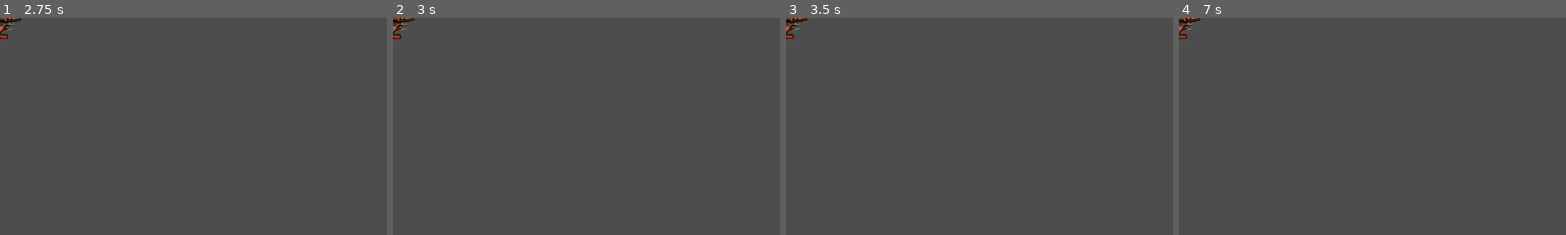
Above: before the commit, frames 1-4 (left to right).
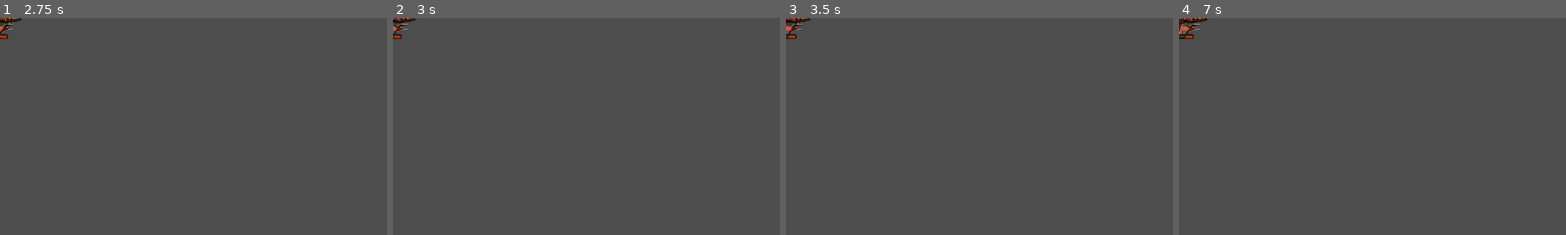
Above: after the commit, the same moments.

Repository: bentok/SpaceRocks
Game: Godot game, scene res://player/player.tscn
The game is run twice, just before and just after one commit, with the same random seed, the same clock (stepped at 60 frames per second) and the same inputs. The project has no main scene, so this scene is started directly.
Inputs:
- Up to frame 1 (2.75 s): tap Enter at 0.5, 2 s; hold D (rotate_right) 0.53-1.28 s; tap Space at 1.25 s; hold A (rotate_left) 1.28-2.03 s; hold D (rotate_right) from 2.03 s (still down)
- Up to frame 2 (3 s): tap Space at 2.75 s; release D (rotate_right) at 2.78 s; hold W (thrust) from 2.78 s (still down)
- Up to frame 3 (3.5 s): keep holding W (thrust)
- Up to frame 4 (7 s): tap Enter at 3.5 s; release W (thrust) at 3.53 s; hold A (rotate_left) 3.53-5.78 s; tap Space at 4.25 s; hold D (rotate_right) 5.78-6.53 s; hold W (thrust) from 6.53 s (still down)
The pictures show only the part of the screen within x 0-50%, y 0-50%; the shares and areas given below are measured in that part.

Frame 1 is identical in both runs. In frame 2, 0.1% of the frame differs, in the area x 0-6%, y 0-10%; in frame 3, 0.2%; in frame 4, 0.4%, in the area x 0-8%, y 0-10%.

Commit message:
Add player script

Diff:
--- /dev/null
+++ b/player/player.gd
@@ -0,0 +1,48 @@
+extends RigidBody2D
+
+@export var engine_power = 500
+@export var spin_power = 8000
+
+var thrust := Vector2.ZERO
+var rotation_dir := 0.0
+var screen_size := Vector2.ZERO
+
+enum { INIT, ALIVE, INVULNERABLE, DEAD }
+var state = INIT
+
+func _ready():
+	change_state(ALIVE)
+	screen_size = get_viewport_rect().size
+
+func _process(_delta):
+	get_input();
+
+func _physics_process(_delta):
+	constant_force = thrust
+	constant_torque = rotation_dir * spin_power
+
+func _integrate_forces(state):
+	var xform = state.transform
+	xform.origin.x = wrapf(xform.origin.x, 0, screen_size.x)
+	xform.origin.y = wrapf(xform.origin.y, 0, screen_size.y)
+	state.transform = xform
+
+func change_state(new_state):
+	match new_state:
+		INIT:
+			$CollisionShape2D.set_deferred("disabled", true)
+		ALIVE:
+			$CollisionShape2D.set_deferred("disabled", true)
+		INVULNERABLE:
+			$CollisionShape2D.set_deferred("disabled", true)
+		DEAD:
+			$CollisionShape2D.set_deferred("disabled", true)
+	state = new_state
+
+func get_input():
+	thrust = Vector2.ZERO
+	if state in [DEAD, INIT]:
+		return
+	if Input.is_action_just_pressed("thrust"):
+		thrust = transform.x * engine_power
+	rotation_dir = Input.get_axis("rotate_left", "rotate_right")
--- a/player/player.tscn
+++ b/player/player.tscn
@@ -1,11 +1,15 @@
-[gd_scene load_steps=3 format=3 uid="uid://cw1af8ypxf8xh"]
+[gd_scene load_steps=4 format=3 uid="uid://cw1af8ypxf8xh"]
 
+[ext_resource type="Script" path="res://player/player.gd" id="1_3tuwp"]
 [ext_resource type="Texture2D" uid="uid://b848vitm687im" path="res://assets/player_ship.png" id="1_31ymw"]
 
 [sub_resource type="CircleShape2D" id="CircleShape2D_5nps7"]
 radius = 32.0
 
 [node name="Player" type="RigidBody2D"]
+linear_damp = 1.0
+angular_damp = 5.0
+script = ExtResource("1_3tuwp")
 metadata/_edit_group_ = true
 
 [node name="Sprite2D" type="Sprite2D" parent="."]
--- a/project.godot
+++ b/project.godot
@@ -11,32 +11,32 @@
 [application]
 
 config/name="SpaceRocks"
-config/features=PackedStringArray("4.2", "Mobile")
+config/features=PackedStringArray("4.3", "Mobile")
 config/icon="res://icon.svg"
 
 [input]
 
 rotate_left={
 "deadzone": 0.5,
-"events": [null, Object(InputEventKey,"resource_local_to_sce …(177 unchanged characters)… keycode":65,"key_label":0,"unicode":97,"echo":false,"script":null)
-, Object(InputEventKey,"resource_local_to_scene":false,"reso …(166 unchanged characters)… ode":4194319,"key_label":0,"unicode":0,"echo":false,"script":null)
+"events": [null, Object(InputEventKey,"resource_local_to_sce …(177 unchanged characters)… keycode":65,"key_label":0,"unicode":97,"location":0,"echo":false,"script":null)
+, Object(InputEventKey,"resource_local_to_scene":false,"reso …(166 unchanged characters)… ode":4194319,"key_label":0,"unicode":0,"location":0,"echo":false,"script":null)
 ]
 }
 rotate_right={
 "deadzone": 0.5,
-"events": [Object(InputEventKey,"resource_local_to_scene":fa …(172 unchanged characters)… eycode":68,"key_label":0,"unicode":100,"echo":false,"script":null)
-, Object(InputEventKey,"resource_local_to_scene":false,"reso …(166 unchanged characters)… ode":4194321,"key_label":0,"unicode":0,"echo":false,"script":null)
+"events": [Object(InputEventKey,"resource_local_to_scene":fa …(172 unchanged characters)… eycode":68,"key_label":0,"unicode":100,"location":0,"echo":false,"script":null)
+, Object(InputEventKey,"resource_local_to_scene":false,"reso …(166 unchanged characters)… ode":4194321,"key_label":0,"unicode":0,"location":0,"echo":false,"script":null)
 ]
 }
 thrust={
 "deadzone": 0.5,
-"events": [Object(InputEventKey,"resource_local_to_scene":fa …(172 unchanged characters)… eycode":87,"key_label":0,"unicode":119,"echo":false,"script":null)
-, Object(InputEventKey,"resource_local_to_scene":false,"reso …(166 unchanged characters)… ode":4194320,"key_label":0,"unicode":0,"echo":false,"script":null)
+"events": [Object(InputEventKey,"resource_local_to_scene":fa …(172 unchanged characters)… eycode":87,"key_label":0,"unicode":119,"location":0,"echo":false,"script":null)
+, Object(InputEventKey,"resource_local_to_scene":false,"reso …(166 unchanged characters)… ode":4194320,"key_label":0,"unicode":0,"location":0,"echo":false,"script":null)
 ]
 }
 shoot={
 "deadzone": 0.5,
-"events": [Object(InputEventKey,"resource_local_to_scene":fa …(171 unchanged characters)… keycode":32,"key_label":0,"unicode":32,"echo":false,"script":null)
+"events": [Object(InputEventKey,"resource_local_to_scene":fa …(171 unchanged characters)… keycode":32,"key_label":0,"unicode":32,"location":0,"echo":false,"script":null)
 ]
 }
 
